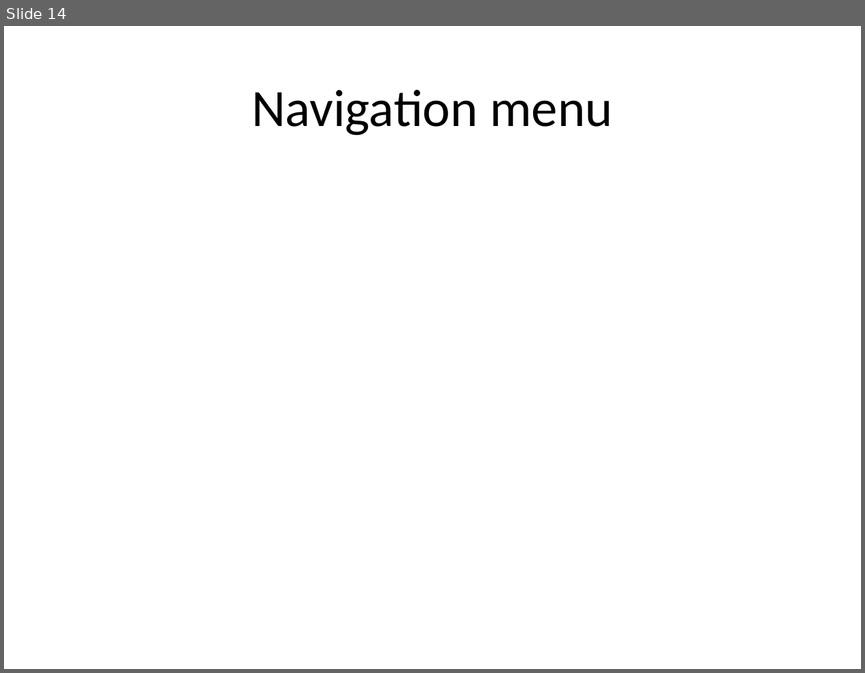
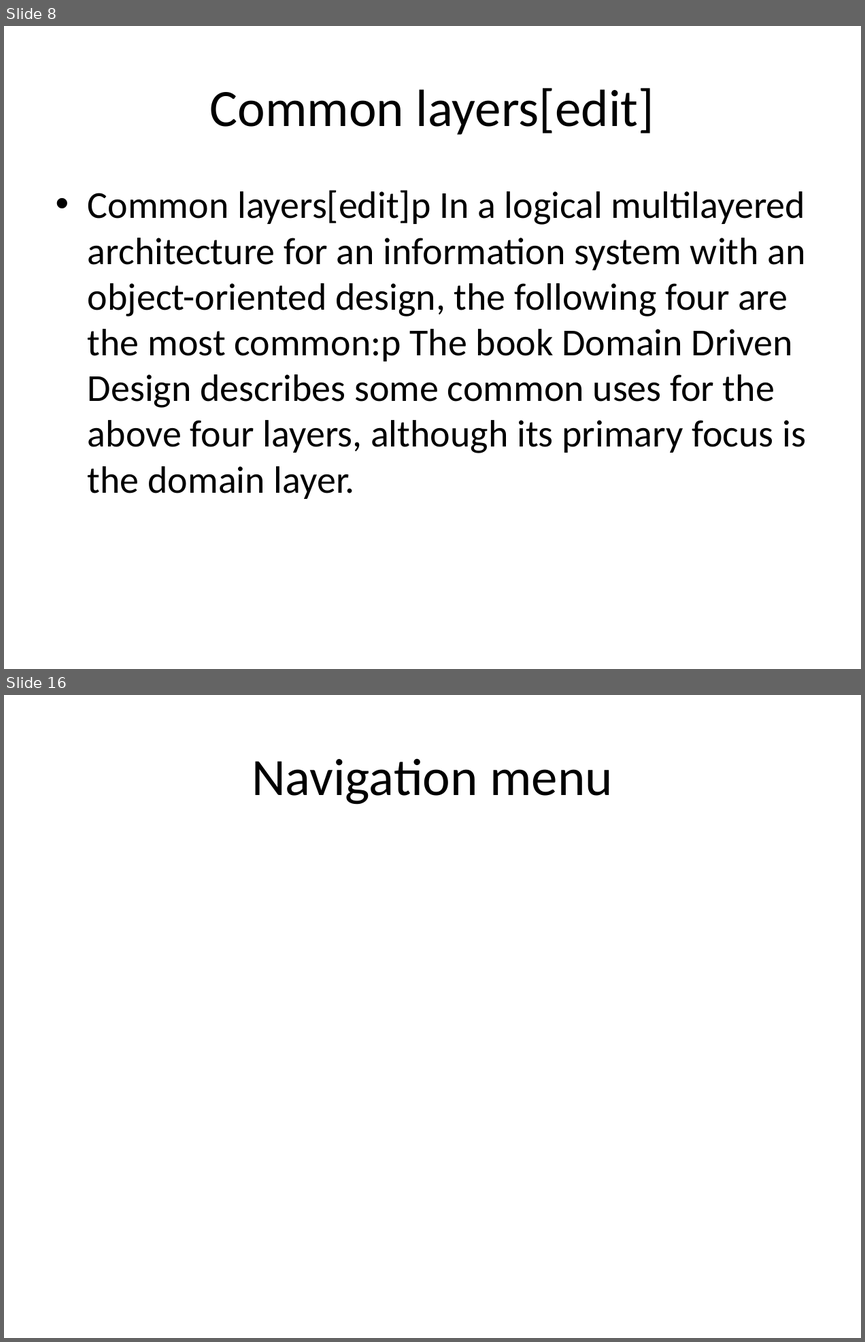
Before and after one commit to eppisai/Uplift---Smart-educational-Platform, a slide deck: AutoPPT-main/AutoPPT-main/something.pptx. Shown one above the other, each under a label of ours: slide 14 before the commit, slides 8 and 16 after it; the slides between them are not shown. The pictures are 865x673 and 865x1342 pixels, drawn with LibreOffice and Linux fonts; fonts in the diff are those of the drawing. Boxes give left, top, right and bottom in pixels: in the first picture for what was removed or moved away, otherwise in the second. Text is boxed around its words. In the diff, an @@ line names an element or a change of style, - is before the commit and + after.

```diff
--- a/AutoPPT-main/AutoPPT-main/something.pptx
+++ b/AutoPPT-main/AutoPPT-main/something.pptx
@@ slide 8 added at (4, 26, 861, 669), background #FFFFFF @@
@@ title added at (210, 88, 654, 135), 44 pt, text #000000 @@
+Common layers[edit]
@@ text added at (88, 190, 806, 499), 32 pt, text #000000 @@
+• Common layers[edit]p In a logical multilayered architecture for an information system with an object-oriented design, the following four are the most common:p The book Domain Driven Design describes some common uses for the above four layers, although its primary focus is the domain layer.
@@ what was slide 14 is now slide 16 @@
```
Also in this commit, not shown: 2 slides changed, 12 other slides added, 12 slides removed, 10 other files.
